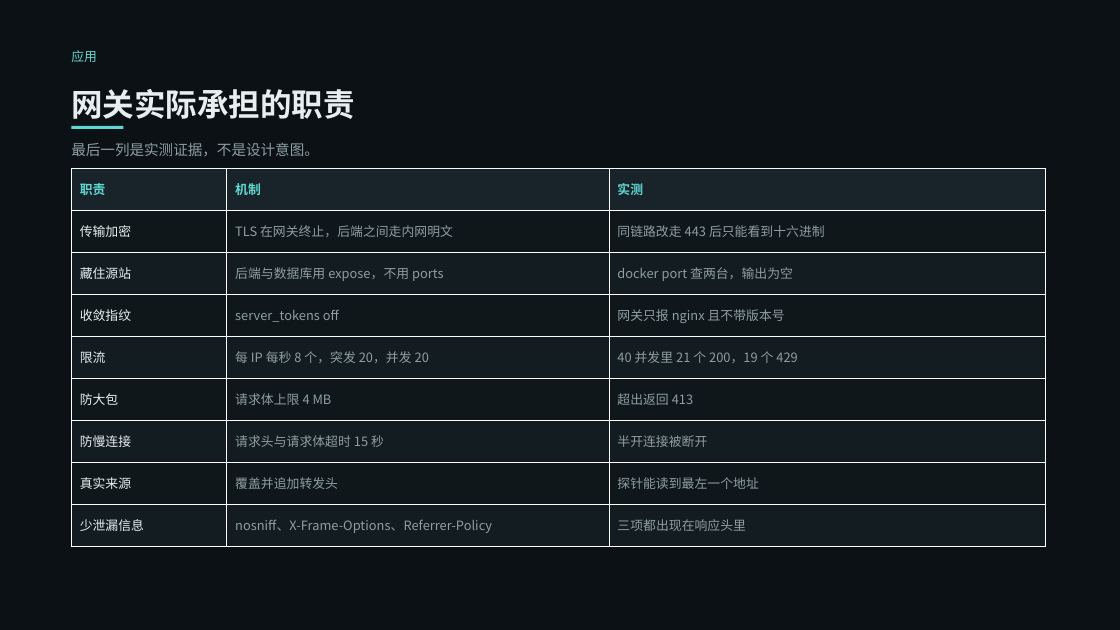
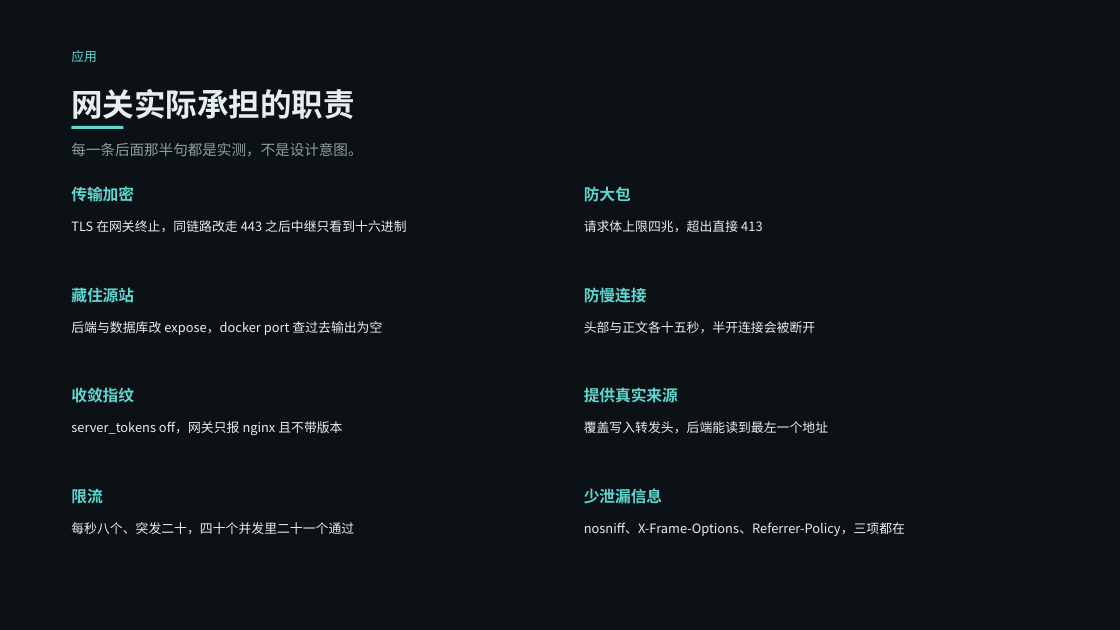
Before and after one commit to VesselPaper/symbiont, a slide deck: slide 8 of share/技术分享-应用代理与负载均衡.pptx. Drawn at 1120x630 pixels with LibreOffice and Linux fonts; fonts in the diff are those of the drawing. Boxes give left, top, right and bottom in pixels: in the first picture for what was removed or moved away, otherwise in the second. Text is boxed around its words. In the diff, an @@ line names an element or a change of style, - is before the commit and + after.

Commit message:
docs(share): PPT 去掉六张表格，改成排版承担层次
- 七步改成编号列表，配置行用等宽字体压在下面
- 安全职责改成两列条目，职责加一句实测
- 容量与可用性改成阶梯，缩进和一根短线表示往上的台阶，当前那级用冷青
- 算法取舍改成三张卡，其余算法不占版面
- 改造前后改成改前 改后 两端对齐的行，中间一根短线
- 实测改成四个大数字加五行说明
- 顺带修一处换行孤零零的句号

```diff
--- a/share/技术分享-应用代理与负载均衡.pptx
+++ b/share/技术分享-应用代理与负载均衡.pptx
@@ text at [71,143,362,157]: text changed @@
-最后一列是实测证据，不是设计意图。
+每一条后面那半句都是实测，不是设计意图。
@@ table removed at [71,168,1046,546], 9 rows, 3 columns @@
-职责 | 机制 | 实测
-传输加密 | TLS 在网关终止，后端之间走内网明文 | 同链路改走 443 后只能看到十六进制
-藏住源站 | 后端与数据库用 expose，不用 ports | docker port 查两台，输出为空
-收敛指纹 | server_tokens off | 网关只报 nginx 且不带版本号
-限流 | 每 IP 每秒 8 个，突发 20，并发 20 | 40 并发里 21 个 200，19 个 429
-防大包 | 请求体上限 4 MB | 超出返回 413
-防慢连接 | 请求头与请求体超时 15 秒 | 半开连接被断开
-真实来源 | 覆盖并追加转发头 | 探针能读到最左一个地址
-少泄漏信息 | nosniff、X-Frame-Options、Referrer-Policy | 三项都出现在响应头里
@@ text added at [71,186,134,202], 13.5 pt, text #5FD6D0, bold @@
+传输加密
@@ text added at [584,186,631,202], 13.5 pt, text #5FD6D0, bold @@
+防大包
@@ text added at [71,220,406,232], 11 pt, text #E6EEEF @@
+TLS 在网关终止，同链路改走 443 之后中继只看到十六进制
@@ text added at [584,220,762,232], 11 pt, text #E6EEEF @@
+请求体上限四兆，超出直接 413
@@ text added at [71,287,134,303], 13.5 pt, text #5FD6D0, bold @@
+藏住源站
@@ text added at [584,288,647,303], 13.5 pt, text #5FD6D0, bold @@
+防慢连接
@@ text added at [71,321,382,335], 11 pt, text #E6EEEF @@
+后端与数据库改 expose，docker port 查过去输出为空
@@ text added at [584,321,815,333], 11 pt, text #E6EEEF @@
+头部与正文各十五秒，半开连接会被断开
@@ text added at [71,387,134,403], 13.5 pt, text #5FD6D0, bold @@
+收敛指纹
@@ text added at [584,387,678,403], 13.5 pt, text #5FD6D0, bold @@
+提供真实来源
@@ text added at [71,421,342,435], 11 pt, text #E6EEEF @@
+server_tokens off，网关只报 nginx 且不带版本
@@ text added at [584,421,828,433], 11 pt, text #E6EEEF @@
+覆盖写入转发头，后端能读到最左一个地址
@@ text added at [71,489,102,504], 13.5 pt, text #5FD6D0, bold @@
+限流
@@ text added at [584,488,662,504], 13.5 pt, text #5FD6D0, bold @@
+少泄漏信息
@@ text added at [71,522,354,534], 11 pt, text #E6EEEF @@
+每秒八个、突发二十，四十个并发里二十一个通过
@@ text added at [584,522,905,536], 11 pt, text #E6EEEF @@
+nosniff、X-Frame-Options、Referrer-Policy，三项都在
```
Also in this commit, not shown: 5 other slides changed, 1 other file.
